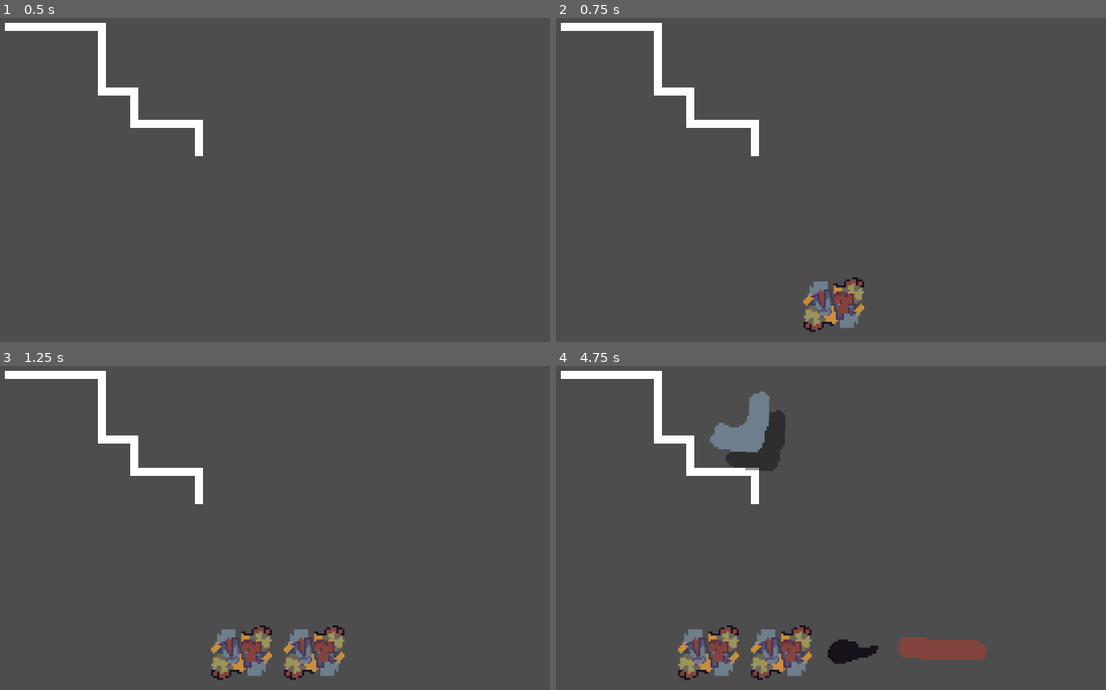
Above: before the commit, frames 1-4 (two rows, left to right).
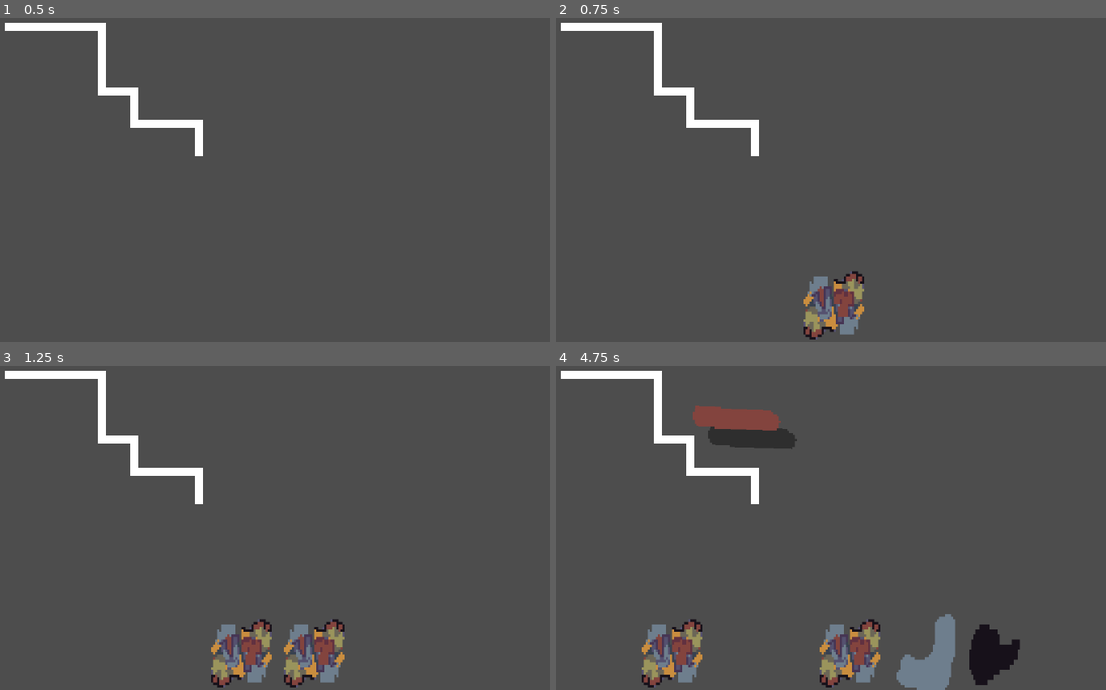
Above: after the commit, the same moments.

Repository: Gunturadhtya/GIMJAM-2026
Game: Godot game, scene res://Scene/Prototype/PrototypeScene.tscn
The game is run twice, just before and just after one commit, with the same random seed, the same clock (stepped at 60 frames per second) and the same inputs. The engine's default icon, where the game draws it, is replaced by a stand-in: a white triangle on a blue panel in a dark square.
Inputs (mouse positions are in pixels of both pictures, inside the frame that each line leads up to):
- Up to frame 1 (0.5 s): no input
- Up to frame 2 (0.75 s): tap Enter (ui_accept) at 0.5 s; move the mouse to (979, 141) at 0.52 s; hold Right mouse button (place_item) from 0.53 s (still down); click (979, 141) at 0.67 s
- Up to frame 3 (1.25 s): keep holding Right mouse button (place_item); tap Enter (ui_accept) at 0.77 s
- Up to frame 4 (4.75 s): release Right mouse button (place_item) at 1.25 s; tap Enter (ui_accept) at 1.25, 2.75, 3.5 s; drag from (798, 651) to (803, 579) at 1.27 s; move the mouse to (836, 651) at 2.02 s; hold R (rotate_item) 2.03-2.75 s; click (836, 651) at 2.17 s; right-click (836, 651) at 2.3 s; drag from (820, 651) to (644, 453) at 2.77 s; drag from (875, 651) to (869, 508) at 3.52 s; drag from (820, 651) to (737, 417) at 4.27 s

Frame 1 is identical in both runs. In frame 2, 0.8% of the frame differs, in the area x 45-57%, y 78-100%; in frame 3, 1.7%; in frame 4, 11%, in the area x 15-85%, y 7-100%.

Commit message:
feat: add swapping inventory feature

Diff:
--- a/Scene/UI/InventorySlot.tscn
+++ b/Scene/UI/InventorySlot.tscn
@@ -1,8 +1,14 @@
-[gd_scene load_steps=2 format=3 uid="uid://dw2cwtcofrf78"]
+[gd_scene load_steps=3 format=3 uid="uid://dw2cwtcofrf78"]
 
 [ext_resource type="Script" uid="uid://cnospeuavvqcf" path="res://Scripts/UI/InventorySlot.gd" id="1_ce5md"]
 
-[node name="InventorySlot" type="TextureRect"]
+[sub_resource type="StyleBoxEmpty" id="StyleBoxEmpty_ce5md"]
+
+[node name="InventorySlot" type="PanelContainer"]
 mouse_default_cursor_shape = 6
-stretch_mode = 3
+theme_override_styles/panel = SubResource("StyleBoxEmpty_ce5md")
 script = ExtResource("1_ce5md")
+
+[node name="TextureRect" type="TextureRect" parent="."]
+layout_mode = 2
+stretch_mode = 2
--- a/Scene/UI/InventoryUI.tscn
+++ b/Scene/UI/InventoryUI.tscn
@@ -14,7 +14,7 @@
 anchor_right = 0.5
 anchor_bottom = 1.0
 offset_left = -320.0
-offset_top = -40.0
+offset_top = -20.0
 offset_right = 324.0
 grow_horizontal = 2
 grow_vertical = 0
--- a/Scene/UI/Item/TrashItem.tscn
+++ /dev/null
@@ -1,16 +0,0 @@
-[gd_scene load_steps=2 format=3 uid="uid://c710x8ovpqvn0"]
-
-[ext_resource type="Script" uid="uid://cq7t0y01mjl2n" path="res://Scripts/UI/Item/TrashItem.gd" id="1_sc8iu"]
-
-[node name="TrashItem" type="Node2D"]
-script = ExtResource("1_sc8iu")
-
-[node name="ClickArea" type="Area2D" parent="."]
-
-[node name="CollisionPolygon2D" type="CollisionPolygon2D" parent="ClickArea"]
-
-[node name="Visuals" type="Node2D" parent="."]
-
-[node name="Shadow" type="Sprite2D" parent="Visuals"]
-
-[node name="Sprite" type="Sprite2D" parent="Visuals"]
--- a/Scripts/States/DraggingState.gd
+++ b/Scripts/States/DraggingState.gd
@@ -7,14 +7,19 @@
 const RECOVERY_SPEED = 8.0
 
 var current_trash: TrashShape
+var original_slot: Control
+var ui_container: Container
 var is_valid_drop: bool
 var current_grid_pos := Vector2i.ZERO
 
 var current_sway := 0.0
 
 func enter(previous_state_path: String, data := {}) -> void:
-	if data.has("trash"):
-		current_trash = data["trash"]
+	if data.has("slot_node"):
+		original_slot = data["slot_node"]
+		current_trash = original_slot.item_data
+		ui_container = original_slot.get_parent()
+		original_slot.mouse_filter = Control.MOUSE_FILTER_IGNORE
 
 	# initial setup
 	level.ghost_cursor.visible = false
@@ -34,6 +39,7 @@
 
 func update(delta: float) -> void:
 	_process_sway_physics(delta)
+	_handle_inventory_reordering()
 
 func handle_input(_event: InputEvent) -> void:
 	if _event is InputEventMouseMotion: # Read the Mouse Position and Translate it into Tile Coords
@@ -62,17 +68,42 @@
 
 		get_viewport().set_input_as_handled()
 
-	# if the button place item is pressed or if the mouse is released
-	elif _event.is_action_pressed("place_item") or _event is InputEventMouseButton:
-		if _event.button_index == MOUSE_BUTTON_LEFT and not _event.pressed:
-			if is_valid_drop:
-				level.grid_system.place_item(current_grid_pos, current_trash)
-				finished.emit("Idle")
-			else:
-				_stop_dragging()
+	elif _event.is_action_pressed("place_item") or (_event is InputEventMouseButton and _event.button_index == MOUSE_BUTTON_LEFT and not _event.pressed):
+		if is_valid_drop:
+			level.grid_system.place_item(current_grid_pos, original_slot.duplicate())
+			if original_slot: original_slot.consume_item()
+			finished.emit("Idle")
+		else:
+			_stop_dragging()
 
 	elif _event.is_action_pressed("ui_cancel"): # Cancel
 		_stop_dragging()
+
+func _handle_inventory_reordering():
+	if not original_slot or not ui_container: return
+
+	var local_mouse = ui_container.get_local_mouse_position()
+
+	# Only run logic if mouse is roughly inside the inventory area
+	if abs(local_mouse.y) > 300:
+		return
+
+	# Loop through all slots to check for swapping
+	var my_index = original_slot.get_index()
+
+	# Check Right Neighbor
+	if my_index < ui_container.get_child_count() - 1:
+		var right_neighbor = ui_container.get_child(my_index + 1)
+		if local_mouse.x > right_neighbor.position.x + (right_neighbor.size.x / 2.0):
+			ui_container.move_child(original_slot, my_index + 1)
+			return
+
+	# Check Left Neighbor
+	if my_index > 0:
+		var left_neighbor = ui_container.get_child(my_index - 1)
+		if local_mouse.x < left_neighbor.position.x + (left_neighbor.size.x / 2.0):
+			ui_container.move_child(original_slot, my_index - 1)
+			return
 
 func _update_ghost_visual():
 	level.ghost_cursor.update_visuals(current_trash)
@@ -105,5 +136,10 @@
 	level.held_visual.apply_swaying_effect(diff_vector, delta)
 
 func _stop_dragging():
-	level.add_item(current_trash)
+	if ui_container == null:
+		level.add_item(original_slot)
+
+	if original_slot:
+		original_slot.show_item() # Make the icon visible again
+		original_slot.mouse_filter = Control.MOUSE_FILTER_STOP
 	finished.emit("Idle")
--- a/Scripts/States/IdleState.gd
+++ b/Scripts/States/IdleState.gd
@@ -14,10 +14,10 @@
 		current_grid_pos = level.tile_map.local_to_map(local_mouse)
 
 	if _event is InputEventMouseButton and _event.button_index == MOUSE_BUTTON_LEFT and _event.pressed:
-		var selected_trash = level.grid_system.get_item(current_grid_pos)
+		var selected_item = level.grid_system.get_item(current_grid_pos)
 
-		if selected_trash != null:
-			finished.emit("Dragging", {"trash" : selected_trash})
+		if selected_item != null:
+			finished.emit("Dragging", {"slot_node" : selected_item})
 
 	if _event.is_action_pressed("ui_accept"):
 		level.add_random_item_to_inventory()
--- a/Scripts/Systems/GridSystems.gd
+++ b/Scripts/Systems/GridSystems.gd
@@ -16,8 +16,7 @@
 @export var end_pos := Vector2i(7,5)
 
 var astar := AStarGrid2D.new()
-var occupied_cell = {} # {Vector2i : TrashShape}
-
+var occupied_cell = {} # {Vector2i : Container}
 
 func _ready() -> void:
 	_setup_astar()
@@ -38,11 +37,12 @@
 		if target == start_pos or target == end_pos: return false
 	return true
 
-func place_item(origin: Vector2i, trash: TrashShape):
+func place_item(origin: Vector2i, slot_node: Container):
 	var i = 0
+	var trash = slot_node.item_data
 	for offset in trash.offset:
 		var target = origin + offset
-		occupied_cell[target] = trash
+		occupied_cell[target] = slot_node
 		tile_map.set_cell(target, trash.atlas_id, trash.atlas_coords[i], TILE_ROTATIONS[(trash.rotated_degree/90)]) # ubah kordinat atlas menjadi texture dari trash
 		astar.set_point_solid(target)
 		i += 1
@@ -56,7 +56,7 @@
 		return null
 
 	# Identify WHICH item we are picking up
-	var item_to_pickup: TrashShape = occupied_cell[clicked_pos]
+	var item_to_pickup: Container = occupied_cell[clicked_pos]
 
 	# Find ALL grid cells occupied by this specific item instance
 	var cells_to_clear: Array[Vector2i] = []
--- a/Scripts/Systems/LevelManager.gd
+++ b/Scripts/Systems/LevelManager.gd
@@ -9,8 +9,8 @@
 
 const SLOT_SCENE = preload("res://Scene/UI/InventorySlot.tscn")
 
-func start_dragging_item(trash: TrashShape):
-	state_machine._transition_to_next_state("Dragging", {"trash" : trash})
+func start_dragging_item(slot_node: PanelContainer):
+	state_machine._transition_to_next_state("Dragging", {"slot_node" : slot_node})
 
 func add_random_item_to_inventory(): # addd random item from /Data
 	var shape_data = GameData.get_random_shape()
@@ -23,7 +23,5 @@
 
 		print("Added item: ", shape_data.atlas_id)
 
-func add_item(shape_data: TrashShape):
-	var new_slot = SLOT_SCENE.instantiate()
-	inventory_bar.add_child(new_slot)
-	new_slot.setup(shape_data)
+func add_item(item: Container):
+	inventory_bar.add_child(item)
--- a/Scripts/UI/InventorySlot.gd
+++ b/Scripts/UI/InventorySlot.gd
@@ -1,29 +1,30 @@
-extends TextureRect
+extends PanelContainer
 
+var icon: TextureRect
 @export var item_data: TrashShape
-
-func _ready():
-	if item_data:
-		_update_visuals()
 
 func setup(data: TrashShape):
 	item_data = data
-
-	_update_visuals()
-
-func _update_visuals():
-	if item_data:
-		texture = item_data.texture
+	icon = TextureRect.new()
+	add_child(icon)
+	icon.texture = item_data.texture
 
 func _gui_input(event):
 	if event is InputEventMouseButton and event.button_index == MOUSE_BUTTON_LEFT and event.pressed:
-
-		if item_data == null:
-			return
+		if item_data == null: return
 
 		var level = get_tree().get_first_node_in_group("LevelManager")
+		if level:
+			level.start_dragging_item(self)
 
-		if level:
-			level.start_dragging_item(item_data.get_copy())
+			icon.modulate.a = 0.0
 
-			queue_free()
+func show_item():
+	if icon:
+		icon.modulate.a = 1.0
+	else:
+		setup(item_data)
+		show_item()
+
+func consume_item():
+	queue_free()
--- a/Scripts/UI/Item/TrashItem.gd
+++ /dev/null
@@ -1,26 +0,0 @@
-extends Node2D
-
-@onready var sprite = $Visuals/Sprite
-@onready var collision_poly = $ClickArea/CollisionPolygon2D
-
-func setup(trash: TrashShape) -> void:
-	sprite.texture = trash.texture
-	_update_collision_shape_from_sprite()
-
-func _update_collision_shape_from_sprite():
-	if sprite.texture == null:
-		return
-
-	# Create a Bitmap from the texture
-	var bitmap = BitMap.new()
-	bitmap.create_from_image_alpha(sprite.texture.get_image())
-
-	# Convert Bitmap to Polygon
-	var polys = bitmap.opaque_to_polygons(Rect2(Vector2.ZERO, sprite.texture.get_size()), 2.0)
-
-	if polys.size() > 0:
-		collision_poly.polygon = polys[0]
-
-		# Optional: Center the polygon if your sprite is centered
-		var offset = -sprite.texture.get_size() / 2.0
-		collision_poly.position = offset
Not shown, removed: Scripts/UI/Item/TrashItem.gd.uid
